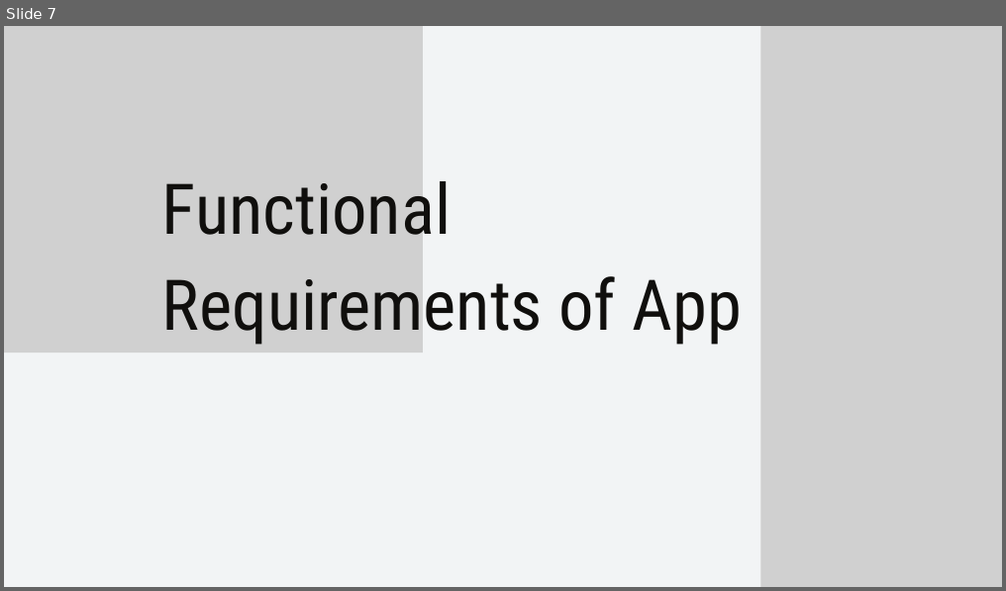
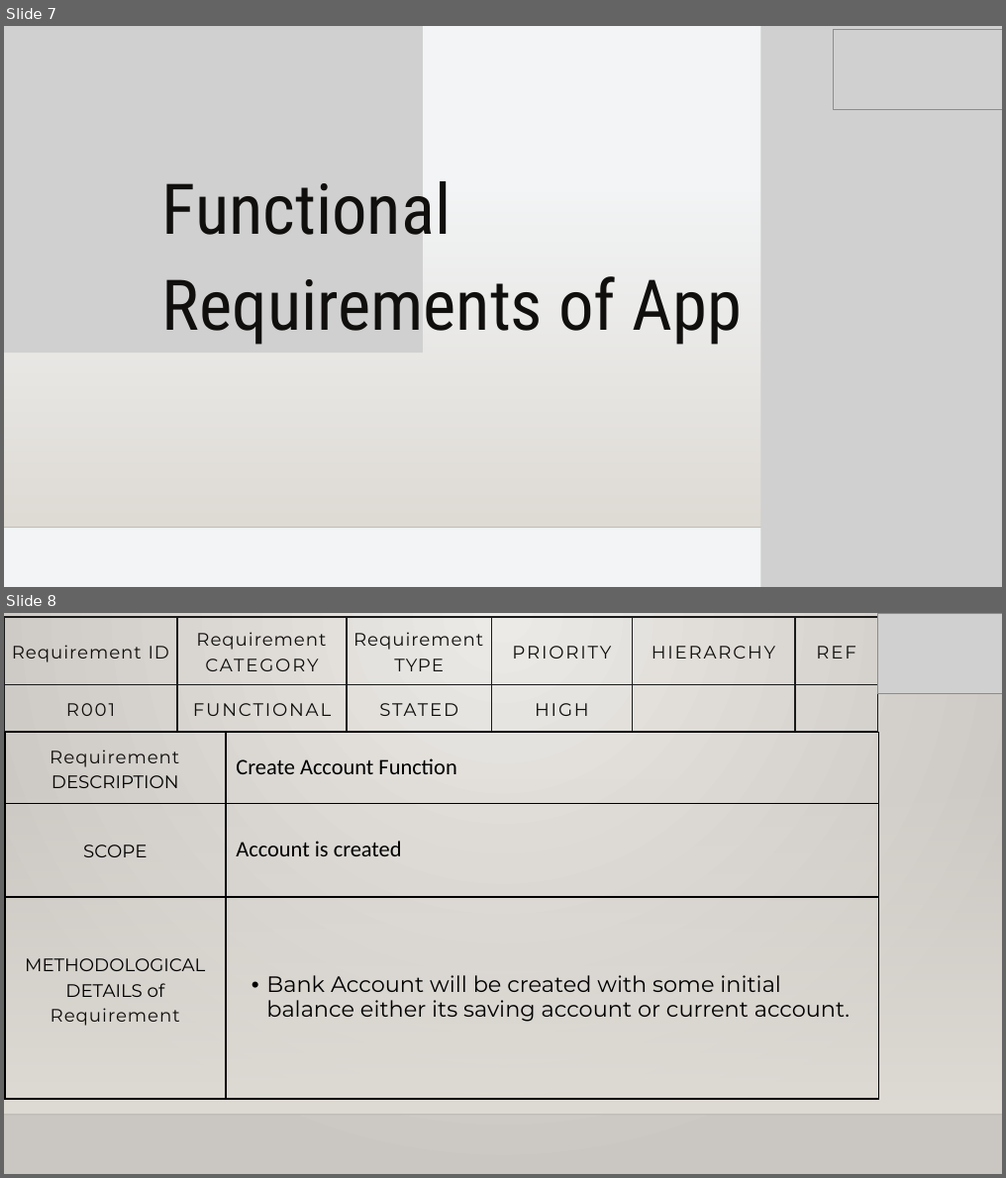
Before and after one commit to varungoel18/Bank_Application, a slide deck: Bank_operations_Project.pptx. Shown one above the other, each under a label of ours: slide 7 before the commit, slides 7 and 8 after it. The pictures are 1006x591 and 1006x1178 pixels, drawn with LibreOffice and Linux fonts; fonts in the diff are those of the drawing; grey boxes stand for pictures; background and template pictures are left out. Boxes give left, top, right and bottom in pixels: in the first picture for what was removed or moved away, otherwise in the second. Text is boxed around its words. In the diff, an @@ line names an element or a change of style, - is before the commit and + after.

```diff
--- a/Bank_operations_Project.pptx
+++ b/Bank_operations_Project.pptx
@@ slide 8 added at [4,613,1002,1174], background gradient #ECEAE7 to #CAC7C1; not listed: 2 template elements that a slide beside it also shows @@
@@ table added at [4,617,877,732], 2 rows, 6 columns @@
+Requirement ID | Requirement CATEGORY | Requirement TYPE | PRIORITY | HIERARCHY | REF
+R001 | FUNCTIONAL | STATED | HIGH |  | 
@@ picture added at [878,614,1002,693] @@
@@ table added at [5,732,879,1097], 3 rows, 2 columns @@
+Requirement DESCRIPTION | Create Account Function
+SCOPE | Account is created
+METHODOLOGICAL DETAILS of Requirement | Bank Account will be created with some initial balance either its saving account or current account.
@@ slide 7 changed as well @@
@@ picture added at [833,30,1002,109] @@
@@ rectangle added at [4,191,1002,528], fill gradient #DFDBD5 @@
@@ line added from (4, 528) to (1002, 528), #000001 1 pt @@
```
Also in this commit, not shown: 12 other slides changed, 1 other slide added, 1 slide removed.
